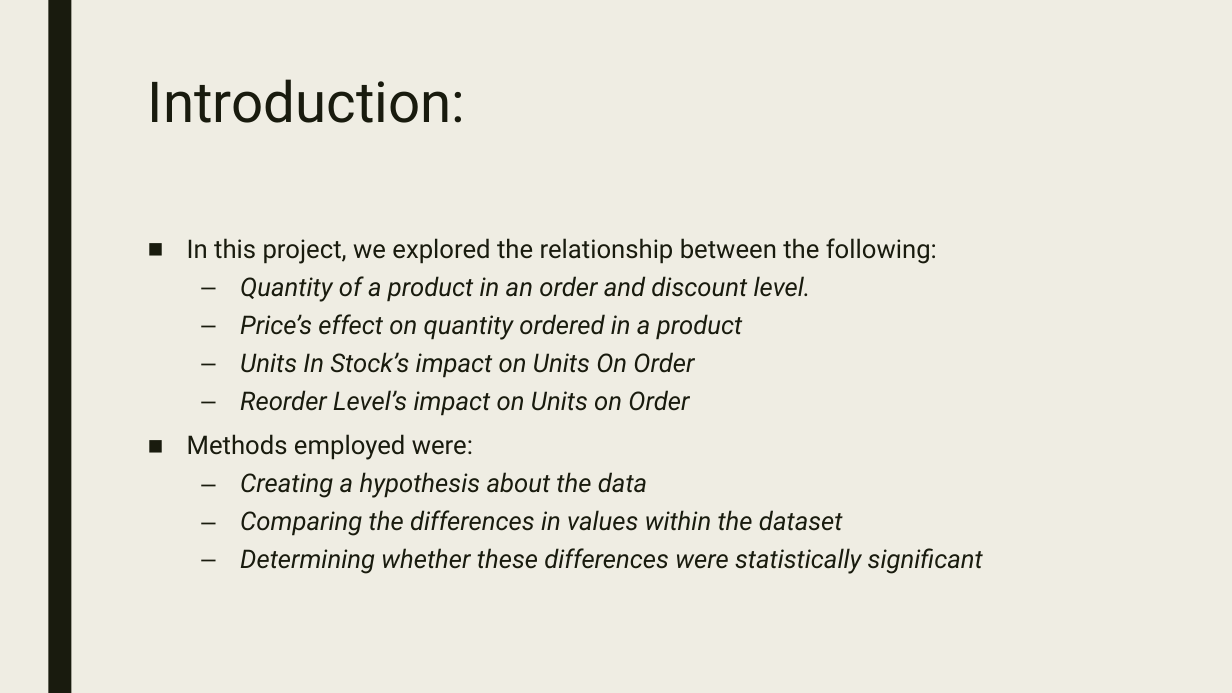
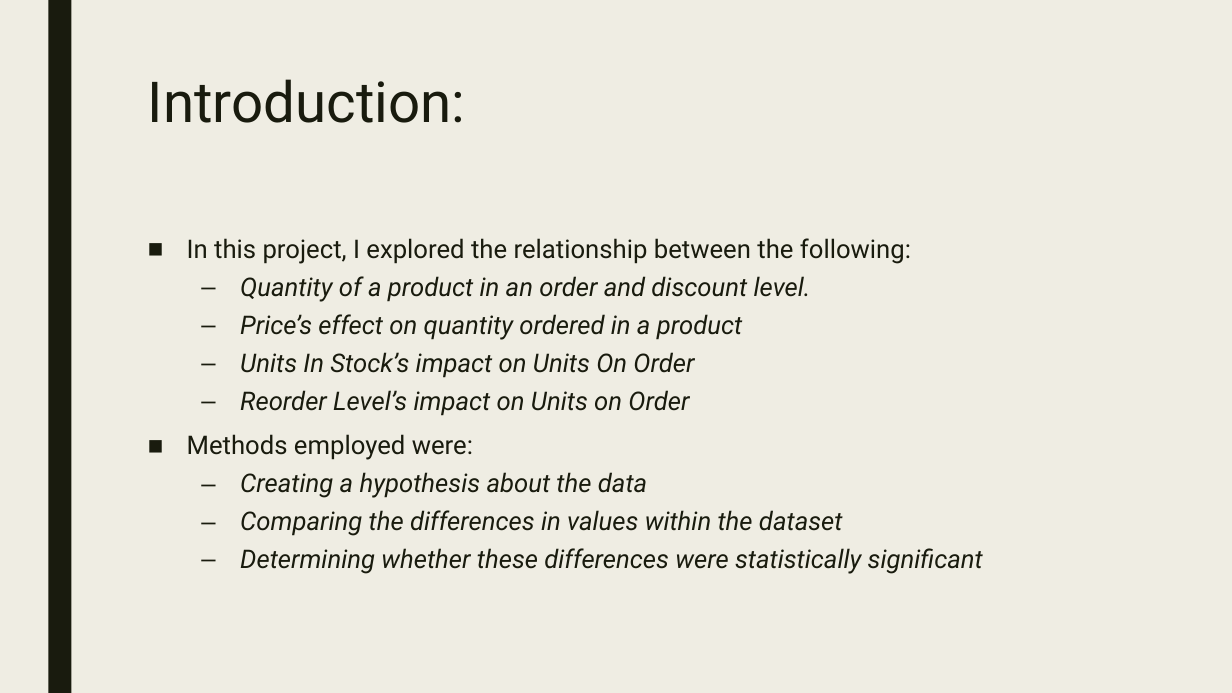
Before and after one commit to Shin-pete/dsc-2-final-project-online-ds-ft-100118, a slide deck: slide 1 of Northwind_presentation.pptx. Drawn at 1232x693 pixels with LibreOffice and Linux fonts; fonts in the diff are those of the drawing. Boxes give left, top, right and bottom in pixels: in the first picture for what was removed or moved away, otherwise in the second. Text is boxed around its words. In the diff, an @@ line names an element or a change of style, - is before the commit and + after.

```diff
--- a/Northwind_presentation.pptx
+++ b/Northwind_presentation.pptx
@@ text at (187, 238, 911, 264): text changed @@
-■ In this project, we explored the relationship between the following:
+■ In this project, I explored the relationship between the following:
```
Also in this commit, not shown: 1 other file.
